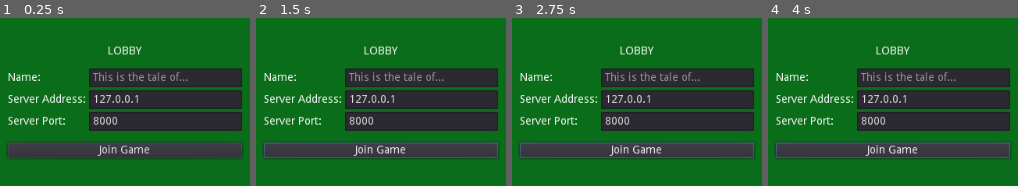
Above: before the commit, frames 1-4 (left to right).
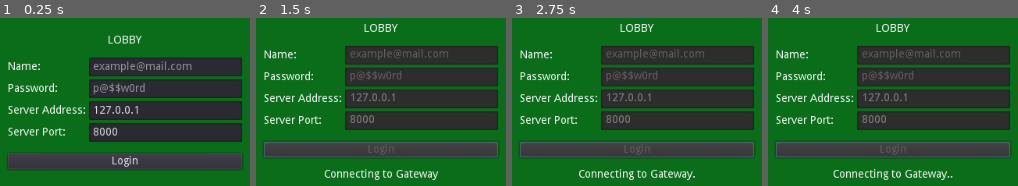
Above: after the commit, the same moments.

Repository: TopDownSurvival-Dev-Team/TopDownSurvival
Game: Godot game, scene res://src/scenes/ui_scenes/Lobby.tscn
Same seed, same stepped clock (60 frames per second), same inputs: the game is played once before the commit and once after it.
Inputs (mouse positions are in pixels of both pictures, inside the frame that each line leads up to):
- Up to frame 1 (0.25 s): no input
- Up to frame 2 (1.5 s): click (381, 150) at 0.5 s, where only the run before the commit has a clickable "Join Game"; click (381, 160) at 1.25 s, where only the run after the commit has a clickable "Login"
- Up to frame 3 (2.75 s): move the mouse to (outside the picture) at 2.02 s; hold D (move_right) from 2.03 s (still down); click (outside the picture) at 2.1 s
- Up to frame 4 (4 s): move the mouse to (outside the picture) at 2.77 s; release D (move_right) at 2.78 s; hold S (move_down) 2.78-3.53 s; click (outside the picture) at 2.85 s; move the mouse to (outside the picture) at 3.52 s; hold D (move_right) from 3.53 s (still down); click (outside the picture) at 3.6 s

The runs differ from the first frame. In frame 1, 34% of the frame differs, in the area x 2-98%, y 10-91%; in frame 2, 17%; in frame 3, 17%; in frame 4, 17%.

Commit message:
added gateway communication

Diff:
--- a/Top Down Survival/project.godot
+++ b/Top Down Survival/project.godot
@@ -18,6 +18,7 @@
 
 Network="*res://src/autoload_scripts/network.gd"
 GameData="*res://src/autoload_scripts/GameData.gd"
+Gateway="*res://src/autoload_scripts/Gateway.gd"
 
 [display]
 
--- /dev/null
+++ b/Top Down Survival/src/autoload_scripts/Gateway.gd
@@ -0,0 +1,100 @@
+extends Node
+
+
+enum ConnectionReason {
+	LOGIN,
+	REGISTER
+}
+
+
+var network: NetworkedMultiplayerENet
+var gateway_api: MultiplayerAPI
+const GATEWAY_ADDRESS = "127.0.0.1"  # will be changed when gateway is deployed to production
+const GATEWAY_PORT = 8001
+var connection_reason
+
+var username: String
+var email: String
+var password: String
+
+
+func _process(delta):
+	if get_custom_multiplayer() == null:
+		return
+	if not custom_multiplayer.has_network_peer():
+		return
+	custom_multiplayer.poll()
+
+
+func _connect_to_server():
+	network = NetworkedMultiplayerENet.new()
+	gateway_api = MultiplayerAPI.new()
+
+	network.create_client(GATEWAY_ADDRESS, GATEWAY_PORT)
+	set_custom_multiplayer(gateway_api)
+	custom_multiplayer.set_root_node(self)
+	custom_multiplayer.set_network_peer(network)
+
+	network.connect("connection_succeeded", self, "_connection_successful")
+	network.connect("connection_failed", self, "_connection_failed")
+
+
+func _connection_successful():
+	print("Connected to a gateway server")
+
+	match connection_reason:
+		ConnectionReason.LOGIN:
+			print("Sending login request")
+			rpc_id(1, "login_request", email, password)
+		ConnectionReason.REGISTER:
+			print("Sending register request")
+			rpc_id(1, "register_request", username, email, password)
+
+	get_tree().call_group("Lobby", "connected_to_gateway")
+	username = ""
+	email = ""
+	password = ""
+
+
+func _connection_failed():
+	print("Failed to connect to a gateway server")
+	get_tree().call_group("Lobby", "failed_to_connect_to_gateway")
+	username = ""
+	email = ""
+	password = ""
+
+
+remote func register_success():
+	# TODO
+	pass
+
+
+remote func register_failed(error_message: String):
+	# TODO
+	pass
+
+
+remote func login_success(player_uid: String, username: String):
+	print("Logged in successfully")
+	get_tree().call_group("Lobby", "attempt_to_join_game", username)
+
+
+remote func login_failed(error_message: String):
+	get_tree().call_group("Lobby", "failed_to_login", error_message)
+
+
+func register(_username: String, _email: String, _password: String):
+	username = _username
+	email = _email
+	password = _password
+
+	connection_reason = ConnectionReason.REGISTER
+	_connect_to_server()
+
+
+func login(_email: String, _password: String):
+	email = _email
+	password = _password
+
+	connection_reason = ConnectionReason.LOGIN
+	_connect_to_server()
--- a/Top Down Survival/src/autoload_scripts/network.gd
+++ b/Top Down Survival/src/autoload_scripts/network.gd
@@ -58,7 +58,7 @@
 
 func _connection_failed():
 	print("Failed to connect to server")
-	get_tree().call_group("Lobby", "failed_to_connect")
+	get_tree().call_group("Lobby", "failed_to_connect_to_game")
 
 
 func _server_disconnected():
--- a/Top Down Survival/src/scenes/ui_scenes/Lobby.tscn
+++ b/Top Down Survival/src/scenes/ui_scenes/Lobby.tscn
@@ -1,9 +1,26 @@
-[gd_scene load_steps=3 format=2]
+[gd_scene load_steps=5 format=2]
 
 [ext_resource path="res://src/scripts/ui_scripts/Lobby.gd" type="Script" id=1]
 
+[sub_resource type="Animation" id=3]
+resource_name = "Authenticating Animation"
+length = 4.0
+loop = true
+tracks/0/type = "value"
+tracks/0/path = NodePath("CenterContainer/VBoxContainer/StatusLabel:text")
+tracks/0/interp = 1
+tracks/0/loop_wrap = true
+tracks/0/imported = false
+tracks/0/enabled = true
+tracks/0/keys = {
+"times": PoolRealArray( 0, 1, 2, 3 ),
+"transitions": PoolRealArray( 1, 1, 1, 1 ),
+"update": 1,
+"values": [ "Authenticating", "Authenticating.", "Authenticating..", "Authenticating..." ]
+}
+
 [sub_resource type="Animation" id=1]
-resource_name = "Connecting Animation"
+resource_name = "Game Connecting Animation"
 length = 4.0
 loop = true
 step = 0.5
@@ -17,7 +34,24 @@
 "times": PoolRealArray( 0, 1, 2, 3 ),
 "transitions": PoolRealArray( 1, 1, 1, 1 ),
 "update": 1,
-"values": [ "Connecting", "Connecting.", "Connecting..", "Connecting..." ]
+"values": [ "Connecting to world", "Connecting to world.", "Connecting to world..", "Connecting to world..." ]
+}
+
+[sub_resource type="Animation" id=2]
+resource_name = "Gateway Connecting Animation"
+length = 4.0
+loop = true
+tracks/0/type = "value"
+tracks/0/path = NodePath("CenterContainer/VBoxContainer/StatusLabel:text")
+tracks/0/interp = 1
+tracks/0/loop_wrap = true
+tracks/0/imported = false
+tracks/0/enabled = true
+tracks/0/keys = {
+"times": PoolRealArray( 0, 1, 2, 3 ),
+"transitions": PoolRealArray( 1, 1, 1, 1 ),
+"update": 1,
+"values": [ "Connecting to Gateway", "Connecting to Gateway.", "Connecting to Gateway..", "Connecting to Gateway..." ]
 }
 
 [node name="Lobby" type="Control" groups=[
@@ -47,9 +81,9 @@
 
 [node name="VBoxContainer" type="VBoxContainer" parent="CenterContainer"]
 margin_left = 362.0
-margin_top = 228.0
+margin_top = 214.0
 margin_right = 662.0
-margin_bottom = 372.0
+margin_bottom = 386.0
 grow_horizontal = 2
 grow_vertical = 2
 rect_min_size = Vector2( 300, 0 )
@@ -67,58 +101,74 @@
 [node name="Fields" type="GridContainer" parent="CenterContainer/VBoxContainer"]
 margin_top = 29.0
 margin_right = 300.0
-margin_bottom = 109.0
+margin_bottom = 137.0
 columns = 2
 
-[node name="NameLabel" type="Label" parent="CenterContainer/VBoxContainer/Fields"]
+[node name="EmailLabel" type="Label" parent="CenterContainer/VBoxContainer/Fields"]
 margin_top = 5.0
 margin_right = 100.0
 margin_bottom = 19.0
 text = "Name:"
 valign = 1
 
-[node name="NameField" type="LineEdit" parent="CenterContainer/VBoxContainer/Fields"]
+[node name="EmailField" type="LineEdit" parent="CenterContainer/VBoxContainer/Fields"]
 margin_left = 104.0
 margin_right = 300.0
 margin_bottom = 24.0
 size_flags_horizontal = 3
-placeholder_text = "This is the tale of..."
+placeholder_text = "example@mail.com"
 
-[node name="AddressLabel" type="Label" parent="CenterContainer/VBoxContainer/Fields"]
+[node name="PasswordLabel" type="Label" parent="CenterContainer/VBoxContainer/Fields"]
 margin_top = 33.0
 margin_right = 100.0
 margin_bottom = 47.0
+text = "Password:"
+valign = 1
+
+[node name="PasswordField" type="LineEdit" parent="CenterContainer/VBoxContainer/Fields"]
+margin_left = 104.0
+margin_top = 28.0
+margin_right = 300.0
+margin_bottom = 52.0
+size_flags_horizontal = 3
+secret = true
+placeholder_text = "p@$$w0rd"
+
+[node name="AddressLabel" type="Label" parent="CenterContainer/VBoxContainer/Fields"]
+margin_top = 61.0
+margin_right = 100.0
+margin_bottom = 75.0
 text = "Server Address:"
 valign = 1
 
 [node name="AddressField" type="LineEdit" parent="CenterContainer/VBoxContainer/Fields"]
 margin_left = 104.0
-margin_top = 28.0
+margin_top = 56.0
 margin_right = 300.0
-margin_bottom = 52.0
+margin_bottom = 80.0
 size_flags_horizontal = 3
-placeholder_text = "Eg: 127.0.0.1, google.com"
+placeholder_text = "127.0.0.1"
 
 [node name="PortLabel" type="Label" parent="CenterContainer/VBoxContainer/Fields"]
-margin_top = 61.0
+margin_top = 89.0
 margin_right = 100.0
-margin_bottom = 75.0
+margin_bottom = 103.0
 text = "Server Port:"
 valign = 1
 
 [node name="PortField" type="LineEdit" parent="CenterContainer/VBoxContainer/Fields"]
 margin_left = 104.0
-margin_top = 56.0
+margin_top = 84.0
 margin_right = 300.0
-margin_bottom = 80.0
+margin_bottom = 108.0
 size_flags_horizontal = 3
-placeholder_text = "Eg: 8000, 6969"
+placeholder_text = "8000"
 
-[node name="JoinButton" type="Button" parent="CenterContainer/VBoxContainer"]
-margin_top = 124.0
+[node name="LoginButton" type="Button" parent="CenterContainer/VBoxContainer"]
+margin_top = 152.0
 margin_right = 300.0
-margin_bottom = 144.0
-text = "Join Game"
+margin_bottom = 172.0
+text = "Login"
 __meta__ = {
 "_edit_use_anchors_": false
 }
@@ -133,6 +183,8 @@
 valign = 1
 
 [node name="AnimationPlayer" type="AnimationPlayer" parent="."]
-"anims/Connecting Animation" = SubResource( 1 )
+"anims/Authenticating Animation" = SubResource( 3 )
+"anims/Game Connecting Animation" = SubResource( 1 )
+"anims/Gateway Connecting Animation" = SubResource( 2 )
 
-[connection signal="pressed" from="CenterContainer/VBoxContainer/JoinButton" to="." method="_on_JoinButton_pressed"]
+[connection signal="pressed" from="CenterContainer/VBoxContainer/LoginButton" to="." method="_on_LoginButton_pressed"]
--- a/Top Down Survival/src/scripts/ui_scripts/Lobby.gd
+++ b/Top Down Survival/src/scripts/ui_scripts/Lobby.gd
@@ -1,12 +1,14 @@
 extends Control
 
-onready var name_field = $CenterContainer/VBoxContainer/Fields/NameField
+onready var email_field = $CenterContainer/VBoxContainer/Fields/EmailField
+onready var password_field = $CenterContainer/VBoxContainer/Fields/PasswordField
 onready var address_field = $CenterContainer/VBoxContainer/Fields/AddressField
 onready var port_field = $CenterContainer/VBoxContainer/Fields/PortField
 
-onready var join_button = $CenterContainer/VBoxContainer/JoinButton
+onready var login_button = $CenterContainer/VBoxContainer/LoginButton
 onready var status_label = $CenterContainer/VBoxContainer/StatusLabel
 onready var animation_player = $AnimationPlayer
+
 
 func _ready():
 	address_field.text = Network.DEFAULT_IP
@@ -14,28 +16,59 @@
 	status_label.visible = false
 
 
-func attempt_to_connect():
-	animation_player.play("Connecting Animation")
-	status_label.visible = true
-	join_button.disabled = true
-
-	Network.connect_to_server(address_field.text, int(port_field.text), name_field.text)
+func make_fields_editable(value: bool):
+	email_field.editable = value
+	password_field.editable = value
+	address_field.editable = value
+	port_field.editable = value
 
 
-func failed_to_connect():
+func attempt_to_login():
+	animation_player.play("Gateway Connecting Animation")
+	make_fields_editable(false)
+	status_label.visible = true
+	login_button.disabled = true
+
+	Gateway.login(email_field.text, password_field.text)
+
+
+func attempt_to_join_game(username: String):
+	animation_player.play("Game Connecting Animation")
+	Network.connect_to_server(address_field.text, int(port_field.text), username)
+
+
+func connected_to_gateway():
+	animation_player.play("Authenticating Animation")
+
+
+func failed_to_connect_to_gateway():
 	animation_player.stop()
-	status_label.text = "Connection Failed"
-	status_label.visible = true
-	join_button.disabled = false
+	make_fields_editable(true)
+	status_label.text = "Connection to Gateway Failed"
+	login_button.disabled = false
+
+
+func failed_to_connect_to_game():
+	animation_player.stop()
+	make_fields_editable(true)
+	status_label.text = "Connection to Game Server Failed"
+	login_button.disabled = false
+
+
+func failed_to_login(error_message: String):
+	animation_player.stop()
+	make_fields_editable(true)
+	status_label.text = error_message.capitalize()
+	login_button.disabled = false
 
 
 func disconnected_from_server():
 	status_label.text = "Disconnected From Server"
 	status_label.visible = true
-	join_button.disabled = false
+	login_button.disabled = false
 
 
-func _on_JoinButton_pressed():
+func _on_LoginButton_pressed():
 	# Make sure user has filled out the fields correctly
-	if not name_field.text.empty() and not address_field.text.empty() and port_field.text.is_valid_integer():
-		attempt_to_connect()
+	if not address_field.text.empty() and port_field.text.is_valid_integer():
+		attempt_to_login()
